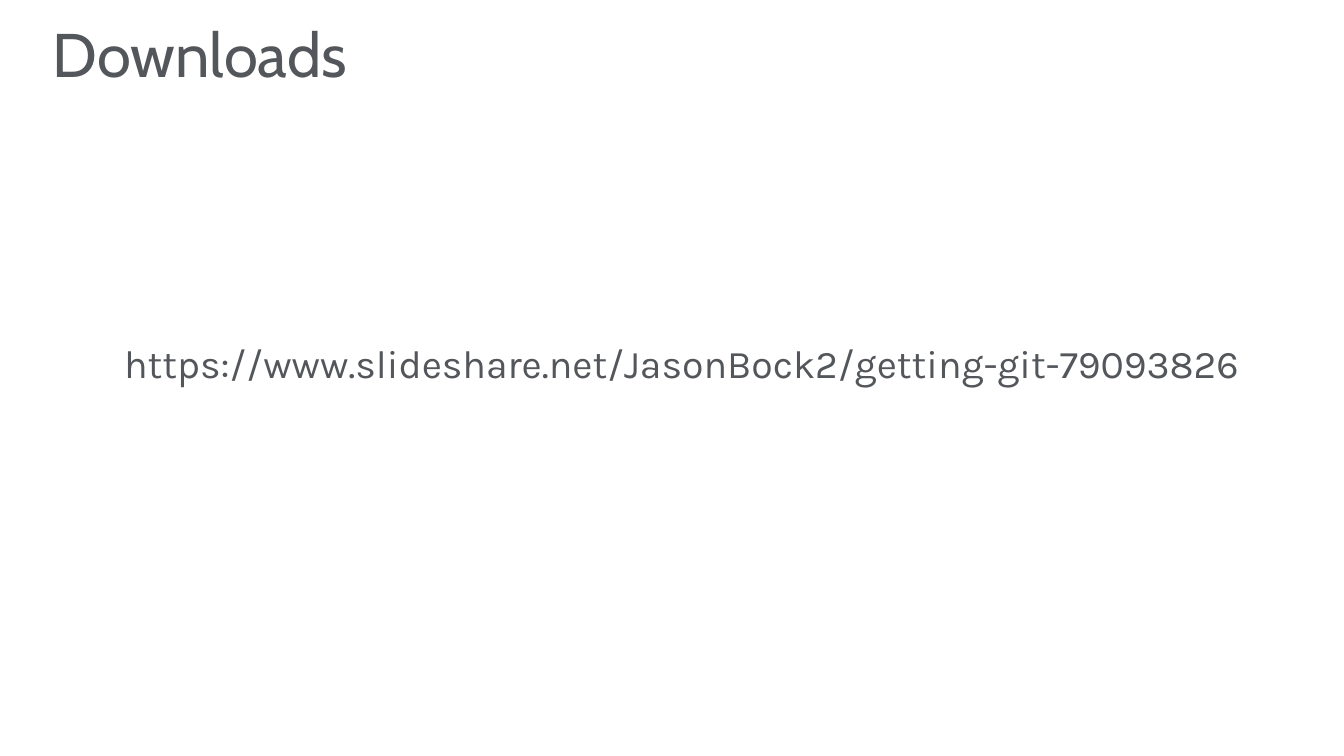
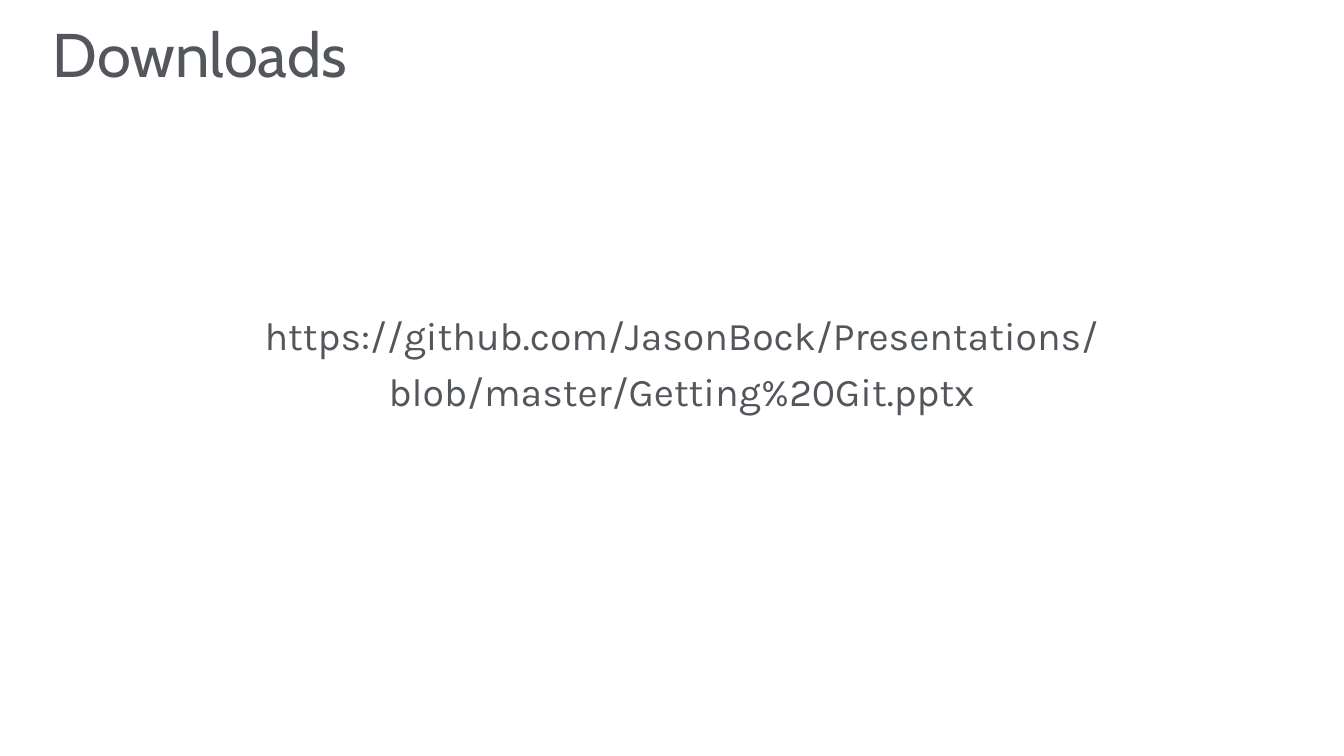
Before and after one commit to JasonBock/Presentations, a slide deck: slide 3 of Getting Git.pptx. Drawn at 1344x756 pixels with LibreOffice and Linux fonts; fonts in the diff are those of the drawing; background and template pictures are left out. Boxes give left, top, right and bottom in pixels: in the first picture for what was removed or moved away, otherwise in the second. Text is boxed around its words. In the diff, an @@ line names an element or a change of style, - is before the commit and + after.

```diff
--- a/Getting Git.pptx
+++ b/Getting Git.pptx
@@ text at (265, 321, 1099, 416): text changed @@
-https://www.slideshare.net/JasonBock2/getting-git-79093826
+https://github.com/JasonBock/Presentations/
+blob/master/Getting%20Git.pptx
```
Also in this commit, not shown: 2 other slides changed.
